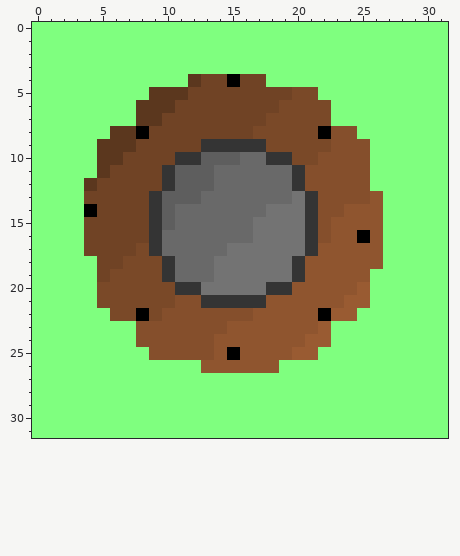
A pixel-art sprite gets an edit: trunk/gfx/hud/bronze_medal.png. That is the earlier state.
The file is 32x32 pixels.
After:
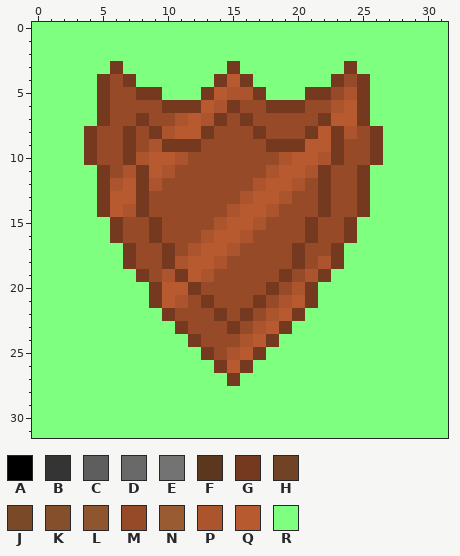
Palette (. is transparent): A #000000  B #343434  C #5e5e5e  D #696969  E #737373  F #5b371e  G #74391f  H #704325  J #7a4928  K #854f2c  L #8f552f  M #964a28  N #995b32  P #ab542d  Q #b85a30  R #7fff7f
Changes in this commit:
@@ x 0..31 @@
  2 RRRRRRRRRRRRRRRRRRRRRRRRRRRRRRRR
- 3 RRRRRRRRRRRRRRRRRRRRRRRRRRRRRRRR
- 4 RRRRRRRRRRRRFHHAHHRRRRRRRRRRRRRR
- 5 RRRRRRRRRFFFHHHHHHHHJJRRRRRRRRRR
- 6 RRRRRRRRFFFHHHHHHHHJJJJRRRRRRRRR
- 7 RRRRRRRRFFHHHHHHHHJJJJJRRRRRRRRR
- 8 RRRRRRFFAHHHHHHHHJJJJJAKKRRRRRRR
- 9 RRRRRFFFHHHHHBBBBBJJJJJKKKRRRRRR
-10 RRRRRFFHHHHBBCCCDDBBJJKKKKRRRRRR
-11 RRRRRFHHHHBCCCDDDDDDBKKKKKRRRRRR
-12 RRRRFHHHHHBCCCDDDDDDBKKKKKRRRRRR
-13 RRRRHHHHHBCCCDDDDDDDEBKKKKLRRRRR
-14 RRRRAHHHHBCDDDDDDDEEEBKKLLLRRRRR
-15 RRRRHHHHHBCDDDDDDEEEEBKLLLLRRRRR
-16 RRRRHHHHHBDDDDDDDEEEEBKLLALRRRRR
-17 RRRRHHHHJBDDDDDEEEEEEBLLLLLRRRRR
-18 RRRRRHHJJJBDDDEEEEEEBLLLLLLRRRRR
-19 RRRRRHJJJJBDDDEEEEEEBLLLLLRRRRRR
-20 RRRRRJJJJJJBBEEEEEBBLLLLLNRRRRRR
-21 RRRRRJJJJJJKKBBBBBLLLLLLNNRRRRRR
-22 RRRRRRJJAJKKKKKKKLLLLLANNRRRRRRR
-23 RRRRRRRRKKKKKKKLLLLLLLNRRRRRRRRR
-24 RRRRRRRRKKKKKKLLLLLLLNNRRRRRRRRR
-25 RRRRRRRRRKKKKKLALLLLNNRRRRRRRRRR
-26 RRRRRRRRRRRRRLLLLLLRRRRRRRRRRRRR
-27 RRRRRRRRRRRRRRRRRRRRRRRRRRRRRRRR
+ 3 RRRRRRGRRRRRRRRGRRRRRRRRGRRRRRRR
+ 4 RRRRRGMGRRRRRRGQGRRRRRRGMGRRRRRR
+ 5 RRRRRGMMGGRRRGQPPGRRRGGMPGRRRRRR
+ 6 RRRRRGMMMMGGGQPGMMGGGMMPQGRRRRRR
+ 7 RRRRRGMMGMMPQPGMGMMMMMGQQGRRRRRR
+ 8 RRRRGMMGMGPQQGMMMGMMMGQGPMGRRRRR
+ 9 RRRRGMMGMPGGGMMMMMGGGQQGMMGRRRRR
+10 RRRRGMMGPQQPMMMMMMMPQQPGMMGRRRRR
+11 RRRRRGMPGQPMMMMMMMPQQPGMMGRRRRRR
+12 RRRRRGPQGPMMMMMMMPQQPMGMMGRRRRRR
+13 RRRRRGQQGMMMMMMMPQQPMMGMMGRRRRRR
+14 RRRRRGQPGMMMMMMPQQPMMMGMMGRRRRRR
+15 RRRRRRGMMGMMMMPQQPMMMGMMGRRRRRRR
+16 RRRRRRGMMGMMMPQQPMMMMGMMGRRRRRRR
+17 RRRRRRRGMMGMPQQPMMMMGMMGRRRRRRRR
+18 RRRRRRRGMMGPQQPMMMMMGMPGRRRRRRRR
+19 RRRRRRRRGMPGQPMMMMMGMPGRRRRRRRRR
+20 RRRRRRRRRGQQGMMMMMGMPGRRRRRRRRRR
+21 RRRRRRRRRGQPMGMMMGMPQGRRRRRRRRRR
+22 RRRRRRRRRRGMMMGMGMPQGRRRRRRRRRRR
+23 RRRRRRRRRRRGMMMGMPQGRRRRRRRRRRRR
+24 RRRRRRRRRRRRGMMMPQGRRRRRRRRRRRRR
+25 RRRRRRRRRRRRRGMPQGRRRRRRRRRRRRRR
+26 RRRRRRRRRRRRRRGQGRRRRRRRRRRRRRRR
+27 RRRRRRRRRRRRRRRGRRRRRRRRRRRRRRRR
 28 RRRRRRRRRRRRRRRRRRRRRRRRRRRRRRRR
Changed places in both pictures, as pixel boxes (x1, y1, x2, y2):
changed: (84, 61, 383, 386)
